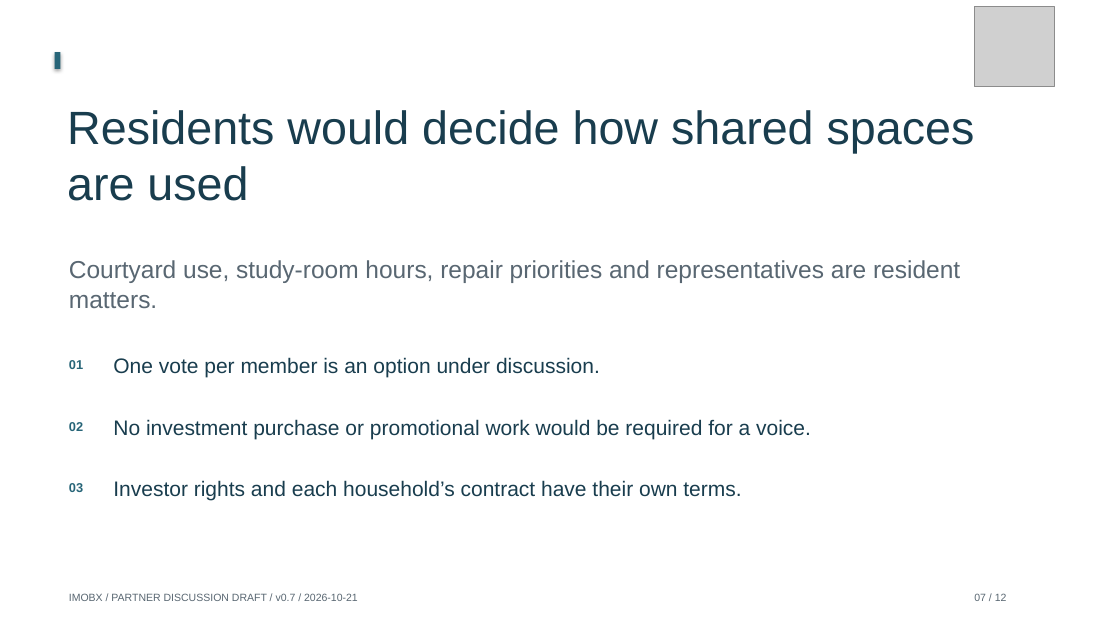
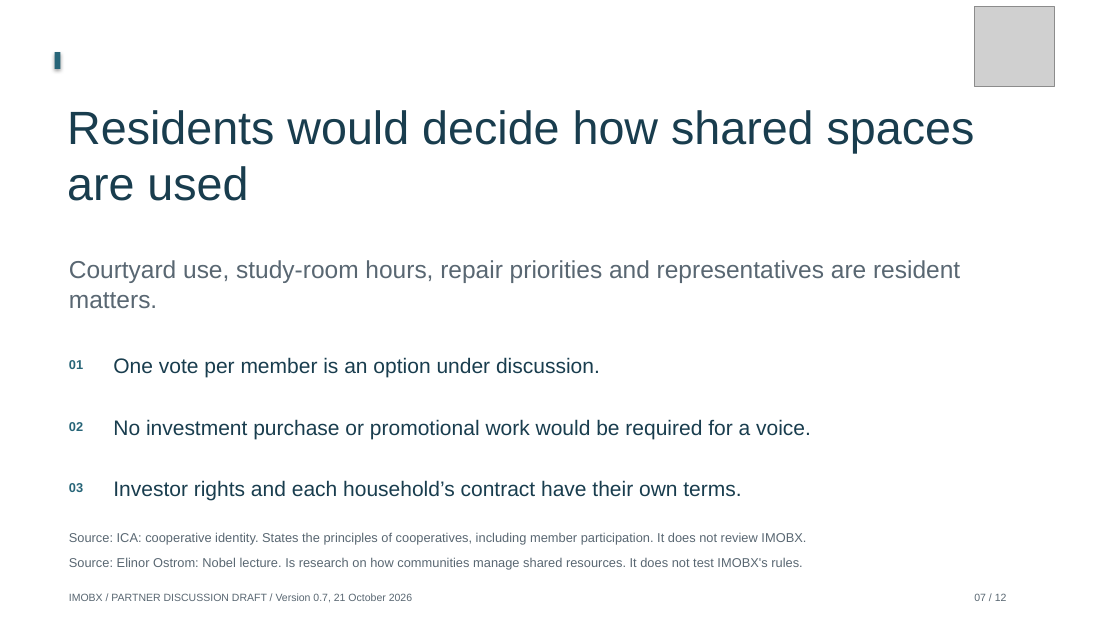
Before and after one commit to Siah-kin/imobx-website, a slide deck: slide 7 of pitchdeck.pptx. Drawn at 1120x630 pixels with LibreOffice and Linux fonts; fonts in the diff are those of the drawing; grey boxes stand for pictures. Boxes give left, top, right and bottom in pixels: in the first picture for what was removed or moved away, otherwise in the second. Text is boxed around its words. In the diff, an @@ line names an element or a change of style, - is before the commit and + after.

```diff
--- a/pitchdeck.pptx
+++ b/pitchdeck.pptx
@@ text added at box(69, 532, 806, 544), 11 pt, text #596772 @@
+Source: ICA: cooperative identity. States the principles of cooperatives, including member participation. It does not review IMOBX.
@@ text added at box(69, 557, 802, 570), 11 pt, text #596772 @@
+Source: Elinor Ostrom: Nobel lecture. Is research on how communities manage shared resources. It does not test IMOBX's rules.
@@ text at box(69, 593, 412, 602): text changed @@
-IMOBX / PARTNER DISCUSSION DRAFT / v0.7 / 2026-10-21
+IMOBX / PARTNER DISCUSSION DRAFT / Version 0.7, 21 October 2026
```
Also in this commit, not shown: 11 other slides changed, 32 other files.
